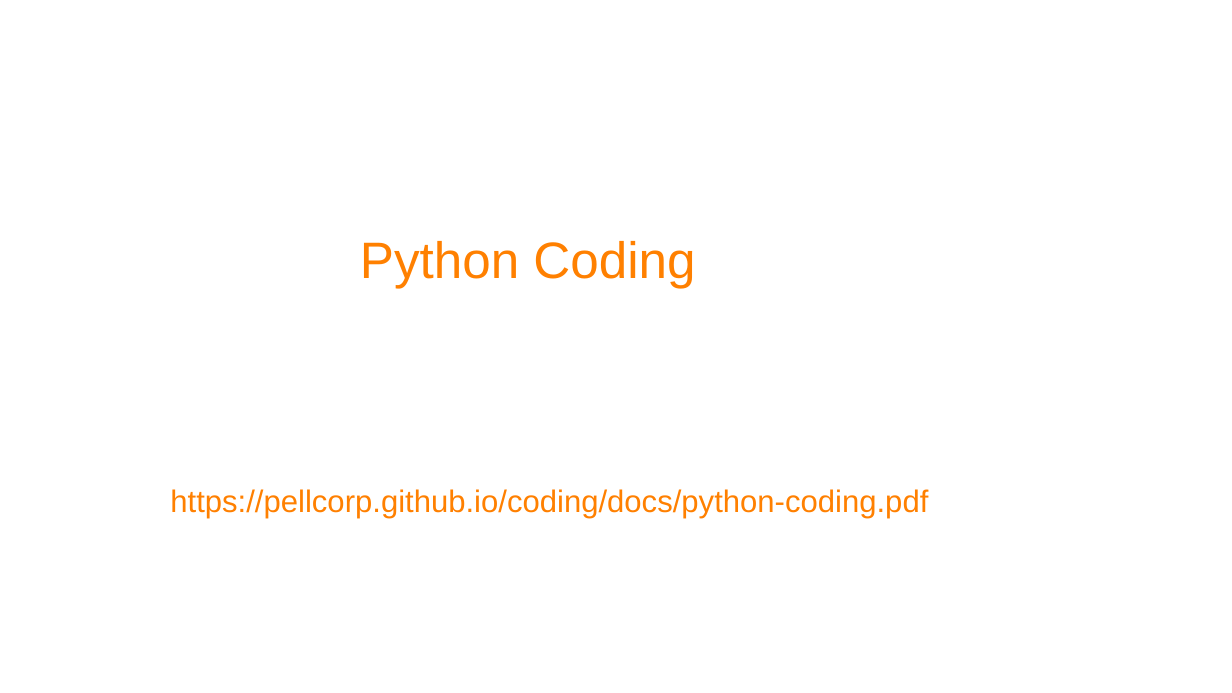
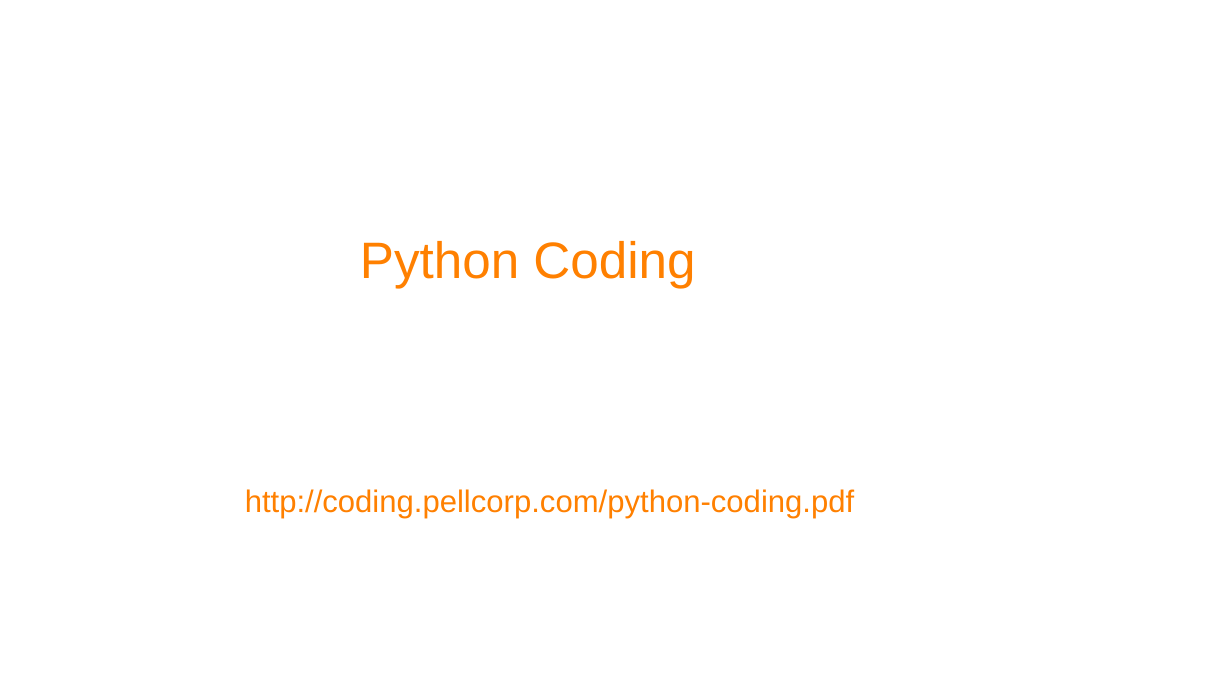
Before and after one commit to pellcorp/coding, a slide deck: slide 1 of docs/python-coding.odp. Drawn at 1232x693 pixels with LibreOffice and Linux fonts; fonts in the diff are those of the drawing; background and template pictures are left out. Boxes give left, top, right and bottom in pixels: in the first picture for what was removed or moved away, otherwise in the second. Text is boxed around its words. In the diff, an @@ line names an element or a change of style, - is before the commit and + after.

```diff
--- a/docs/python-coding.odp
+++ b/docs/python-coding.odp
@@ title at <box>245,489,854,519</box>: text changed @@
-https://pellcorp.github.io/coding/docs/python-coding.pdf
+http://coding.pellcorp.com/python-coding.pdf
```
Also in this commit, not shown: 2 other slides changed, 2 other files.
